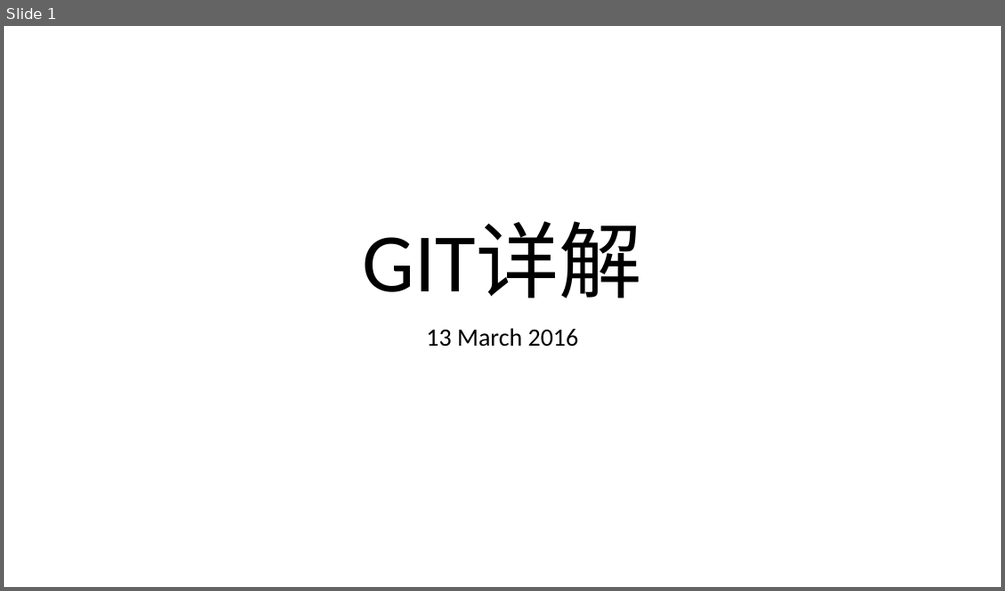
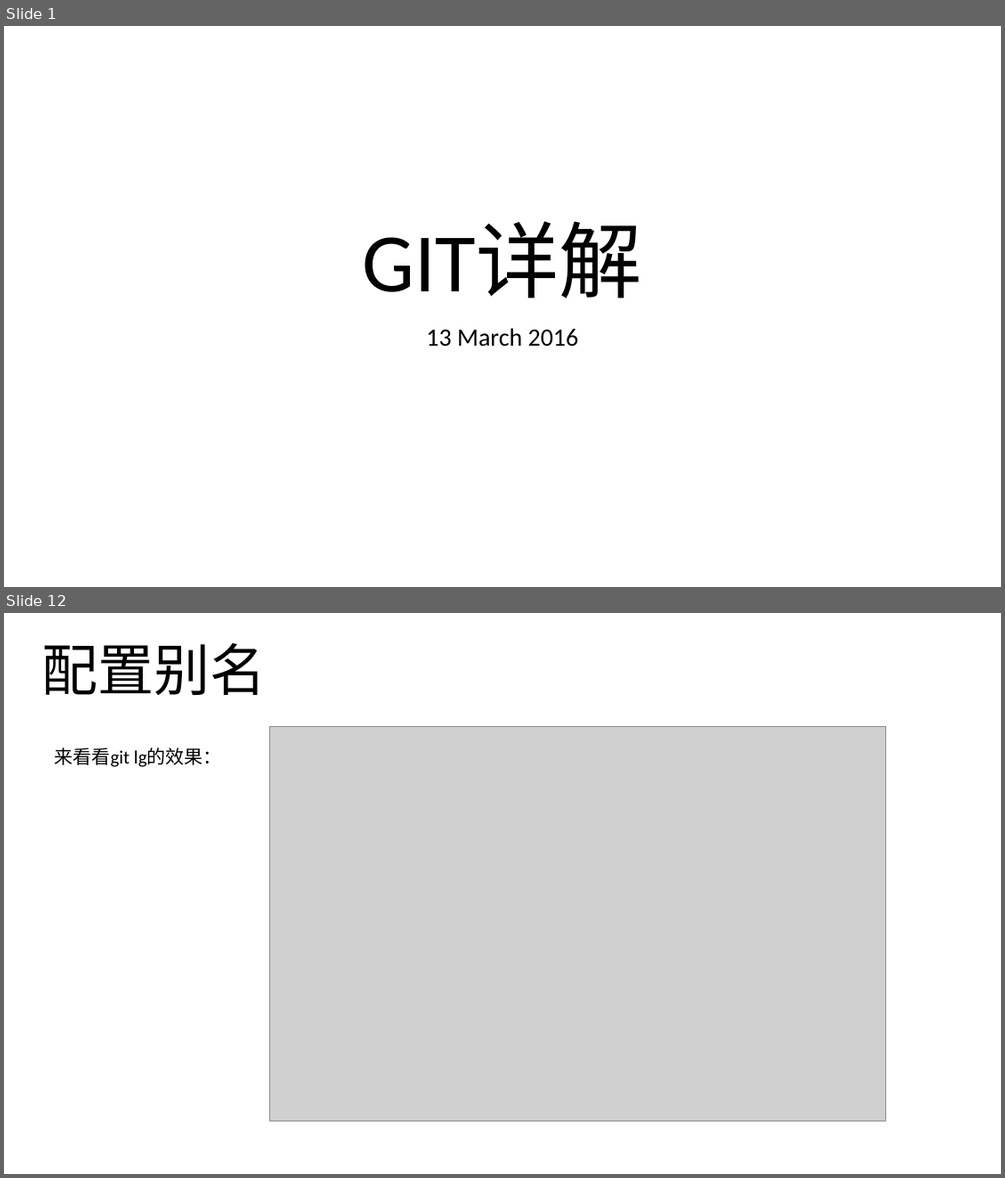
Before and after one commit to noprom/shandong, a slide deck: doc/ppt/husize.pptx. Shown one above the other, each under a label of ours: slide 1 before the commit, slides 1 and 12 after it; the slides between them are not shown. The pictures are 1005x591 and 1005x1178 pixels, drawn with LibreOffice and Linux fonts; fonts in the diff are those of the drawing; grey boxes stand for pictures. Boxes give left, top, right and bottom in pixels: in the first picture for what was removed or moved away, otherwise in the second. Text is boxed around its words. In the diff, an @@ line names an element or a change of style, - is before the commit and + after.

```diff
--- a/doc/ppt/husize.pptx
+++ b/doc/ppt/husize.pptx
@@ slide 12 added at (4, 613, 1001, 1174), background #FFFFFF @@
@@ title added at (42, 643, 267, 695), 54 pt, text #000000 @@
+配置别名
@@ picture added at (270, 727, 886, 1121) @@
@@ text added at (55, 747, 222, 767), 18 pt, text #000000 @@
+来看看git lg的效果：
```
Also in this commit, not shown: 4 slides changed, 8 other slides added, 6 slides removed, 1 other file.
